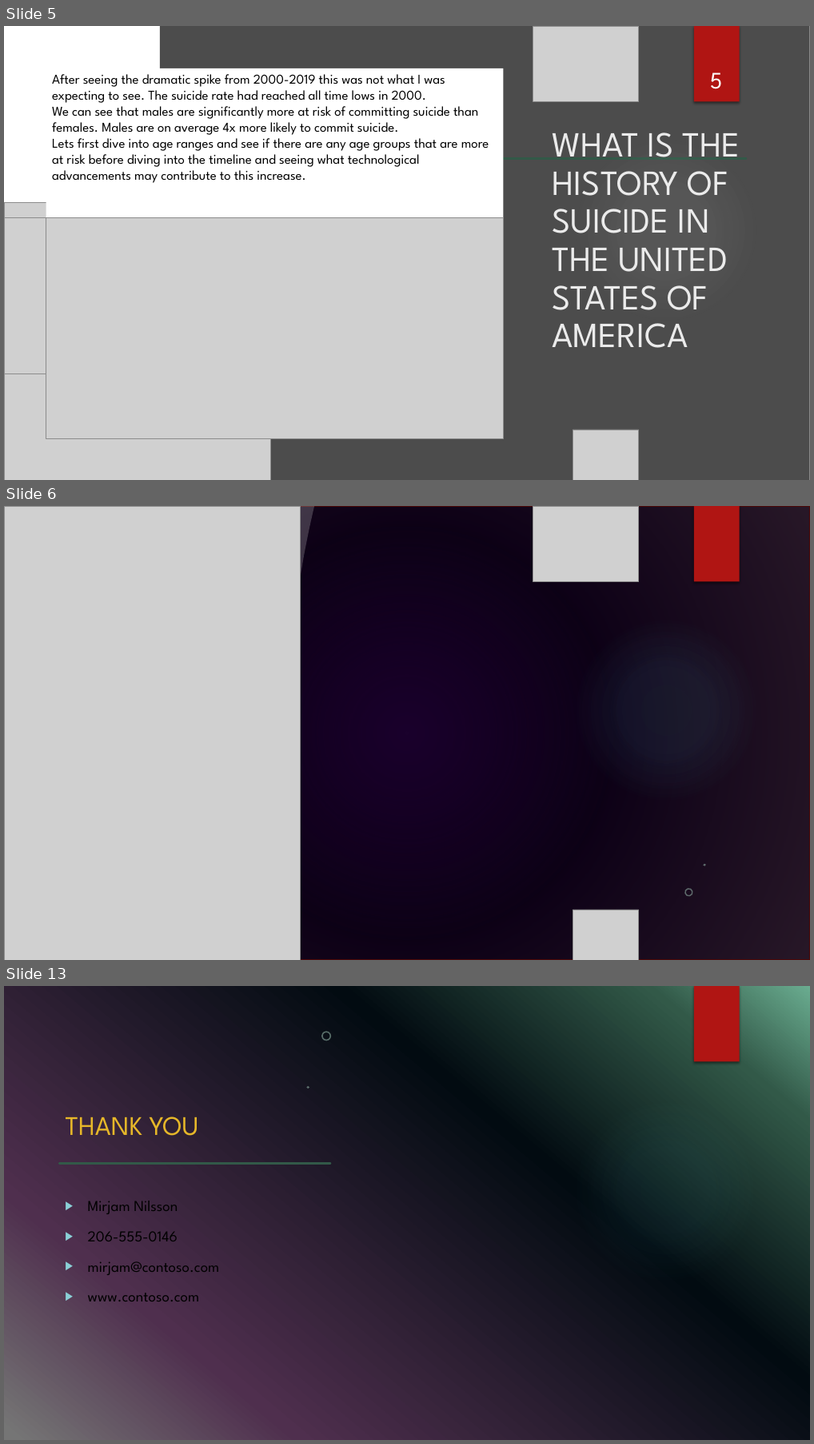
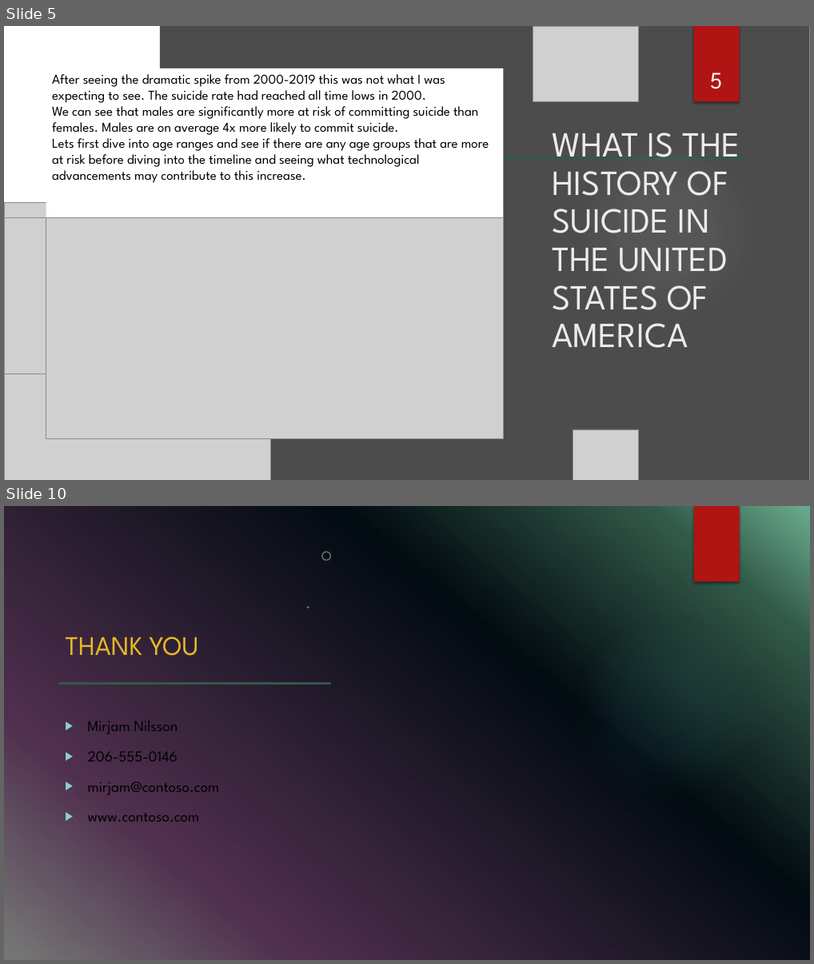
Before and after one commit to RussellBracey/Capston_rb, a slide deck: powerpoint/capstone_powerpoint.pptx. Shown one above the other, each under a label of ours: slides 5, 6 and 13 before the commit, slides 5 and 10 after it; the slides between them are not shown. The pictures are 814x1444 and 814x964 pixels, drawn with LibreOffice and Linux fonts; fonts in the diff are those of the drawing; grey boxes stand for pictures; background and template pictures are left out. Boxes give left, top, right and bottom in pixels: in the first picture for what was removed or moved away, otherwise in the second. Text is boxed around its words. In the diff, an @@ line names an element or a change of style, - is before the commit and + after.

```diff
--- a/powerpoint/capstone_powerpoint.pptx
+++ b/powerpoint/capstone_powerpoint.pptx
@@ slide 6 removed at (4,506,810,960), background picture (left out); not listed: 1 template element that a slide beside it also shows @@
@@ rectangle removed at (4,506,810,960) @@
@@ picture removed at (4,506,301,960) @@
@@ freeform shape removed at (278,506,314,752) @@
@@ picture removed at (534,506,639,582) @@
@@ rectangle removed at (694,506,740,582) @@
@@ ellipse removed at (574,616,759,803) @@
@@ picture removed at (4,683,270,960) @@
@@ picture removed at (4,697,105,854) @@
@@ freeform shape removed at (703,863,706,866) @@
@@ freeform shape removed at (684,887,694,897) @@
@@ picture removed at (574,909,639,960) @@
@@ what was slide 13 is now slide 10 @@
```
Also in this commit, not shown: 4 slides added, 6 other slides removed, 2 other files.
